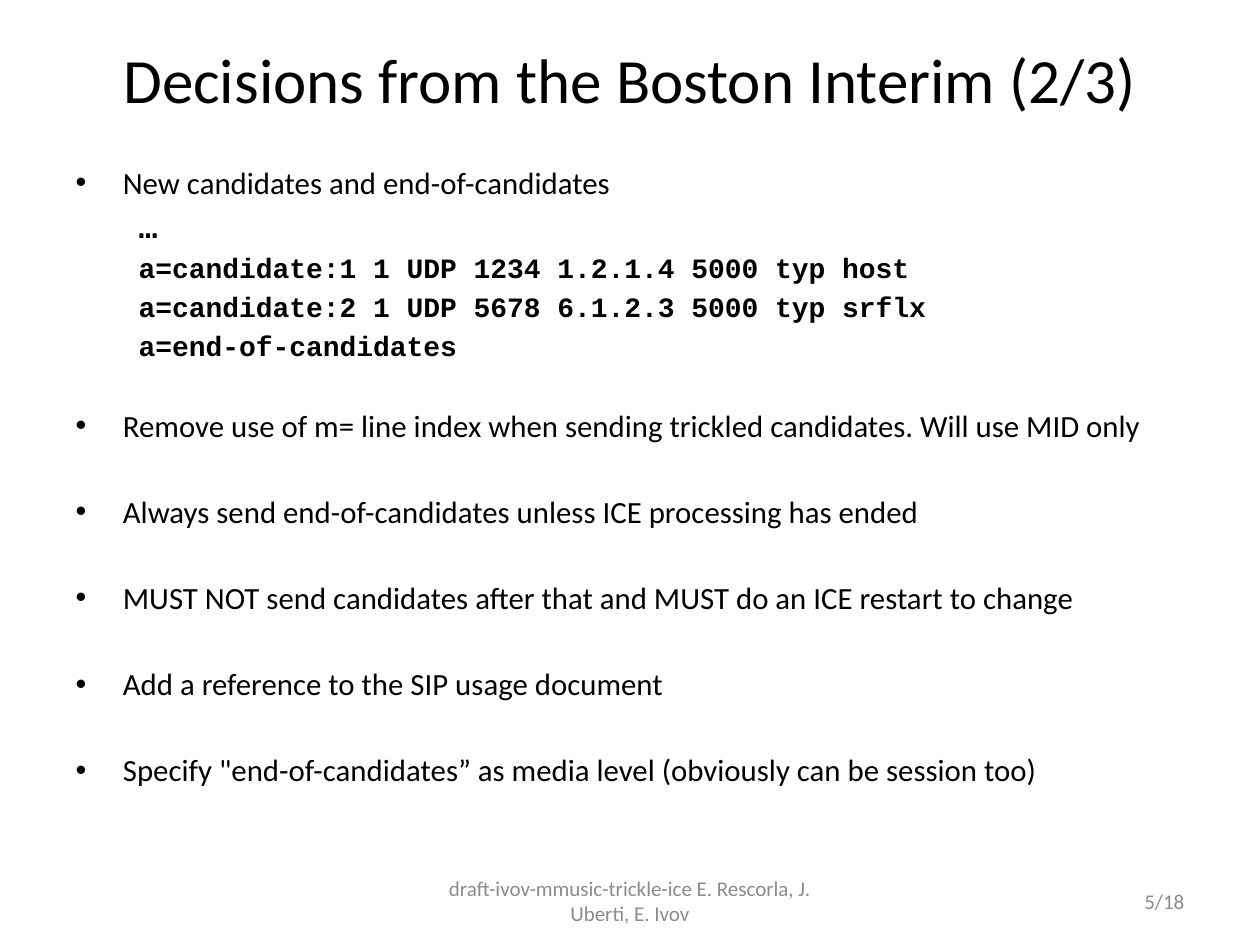
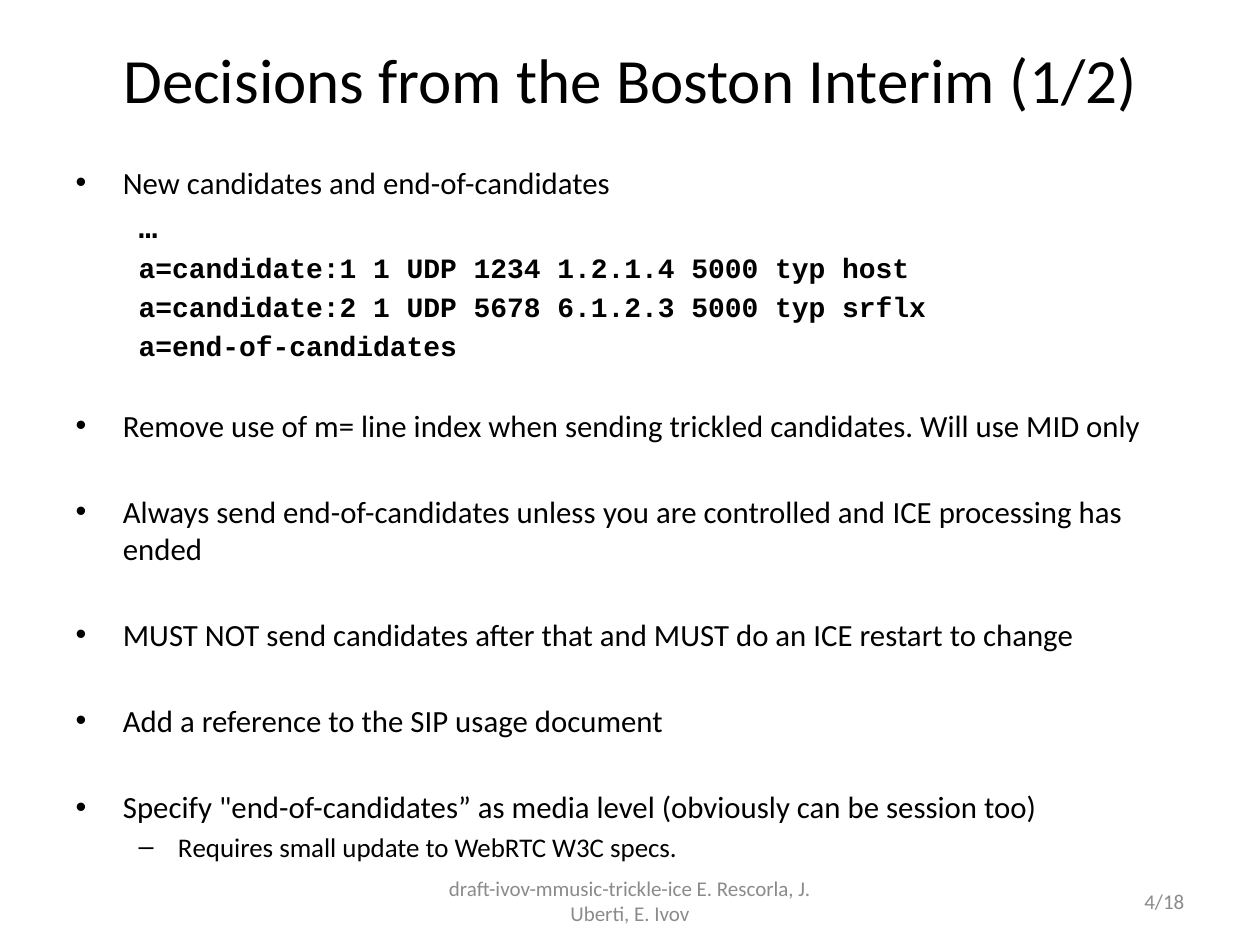
Before and after one commit to emcho/trickle-ice, a slide deck: slide 4 of slides/trickle-ice-iet86-orlando.pptx (slide 5 before the commit). Drawn at 1260x945 pixels with LibreOffice and Linux fonts; fonts in the diff are those of the drawing. Boxes give left, top, right and bottom in pixels: in the first picture for what was removed or moved away, otherwise in the second. Text is boxed around its words. In the diff, an @@ line names an element or a change of style, - is before the commit and + after.

```diff
--- a/slides/trickle-ice-iet86-orlando.pptx
+++ b/slides/trickle-ice-iet86-orlando.pptx
@@ title at (x1=123, y1=57, x2=1136, y2=112): text changed @@
-Decisions from the Boston Interim (2/3)
+Decisions from the Boston Interim (1/2)
@@ text at (x1=123, y1=501, x2=1122, y2=561): text changed @@
-• Always send end-of-candidates unless ICE processing has ended
+• Always send end-of-candidates unless you are controlled and ICE processing has ended
@@ text at (x1=178, y1=838, x2=604, y2=862): paragraph added @@
+  – Requires small update to WebRTC W3C specs.
@@ page number at (x1=1144, y1=894, x2=1184, y2=910): text changed @@
-5/18
+4/18
```
Also in this commit, not shown: 2 other slides changed, 3 slides removed, 1 other file.
